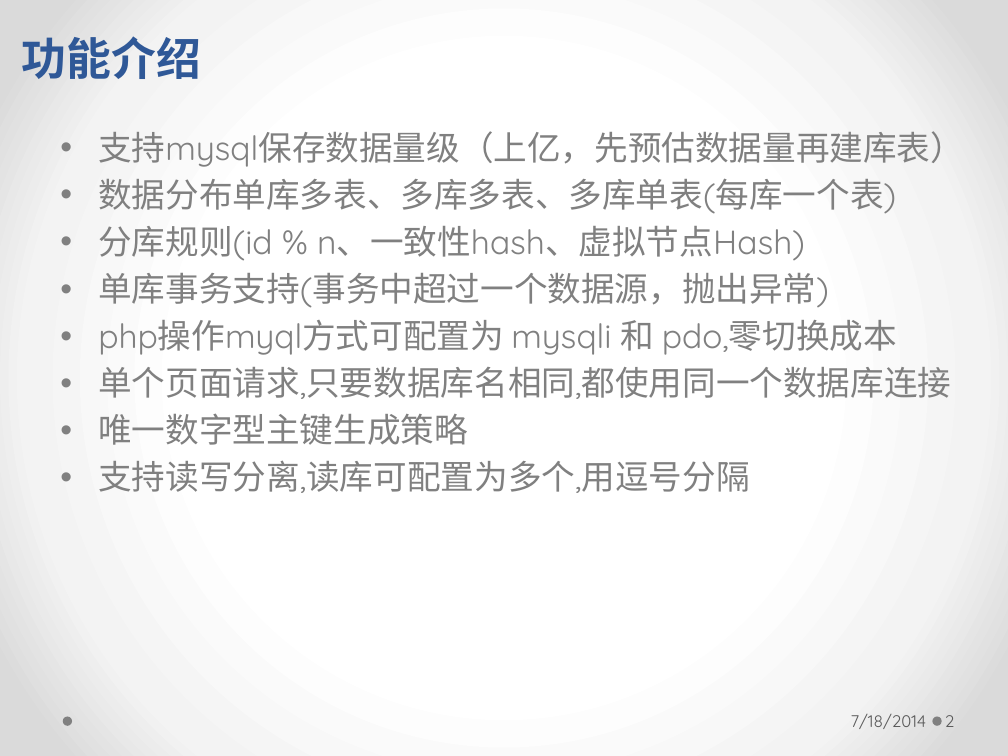
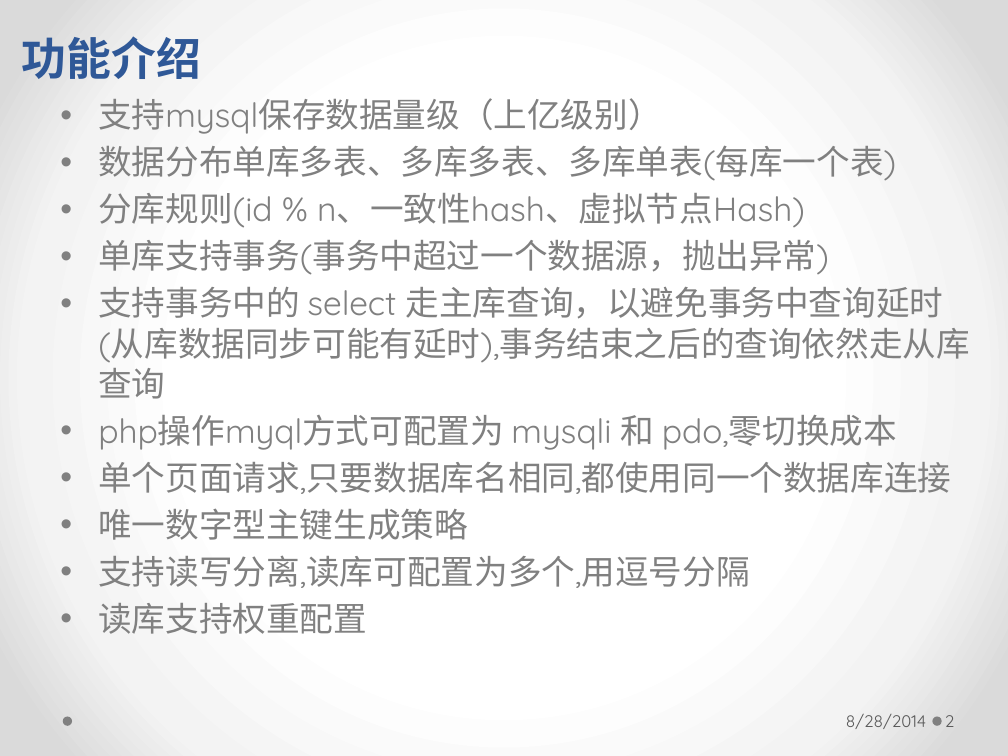
Before and after one commit to longhaisheng/dbroute, a slide deck: slide 2 of dbroute.pptx. Drawn at 1008x756 pixels with LibreOffice and Linux fonts; fonts in the diff are those of the drawing. Boxes give left, top, right and bottom in pixels: in the first picture for what was removed or moved away, otherwise in the second. Text is boxed around its words. In the diff, an @@ line names an element or a change of style, - is before the commit and + after.

```diff
--- a/dbroute.pptx
+++ b/dbroute.pptx
@@ text "支持mysql保存数据量级（上亿级别）": place and size @@
-text "支持mysql保存数据量级（上亿级别）" at <box>98,131,964,493</box>
+text "支持mysql保存数据量级（上亿级别）" at <box>98,98,970,634</box>
@@ text at <box>98,98,661,134</box>: text changed @@
-• 支持mysql保存数据量级（上亿，先预估数据量再建库表）
+• 支持mysql保存数据量级（上亿级别）
@@ text at <box>98,240,970,399</box>: text changed @@
-• 单库事务支持(事务中超过一个数据源，抛出异常)
+• 单库支持事务(事务中超过一个数据源，抛出异常)
+• 支持事务中的 select 走主库查询，以避免事务中查询延时(从库数据同步可能有延时),事务结束之后的查询依然走从库查询
@@ text at <box>98,603,367,634</box>: paragraph added @@
+• 读库支持权重配置
@@ text at <box>846,714,926,729</box>: text changed @@
-7/18/2014
+8/28/2014
```
Also in this commit, not shown: 23 other slides changed, 3 slides added.
